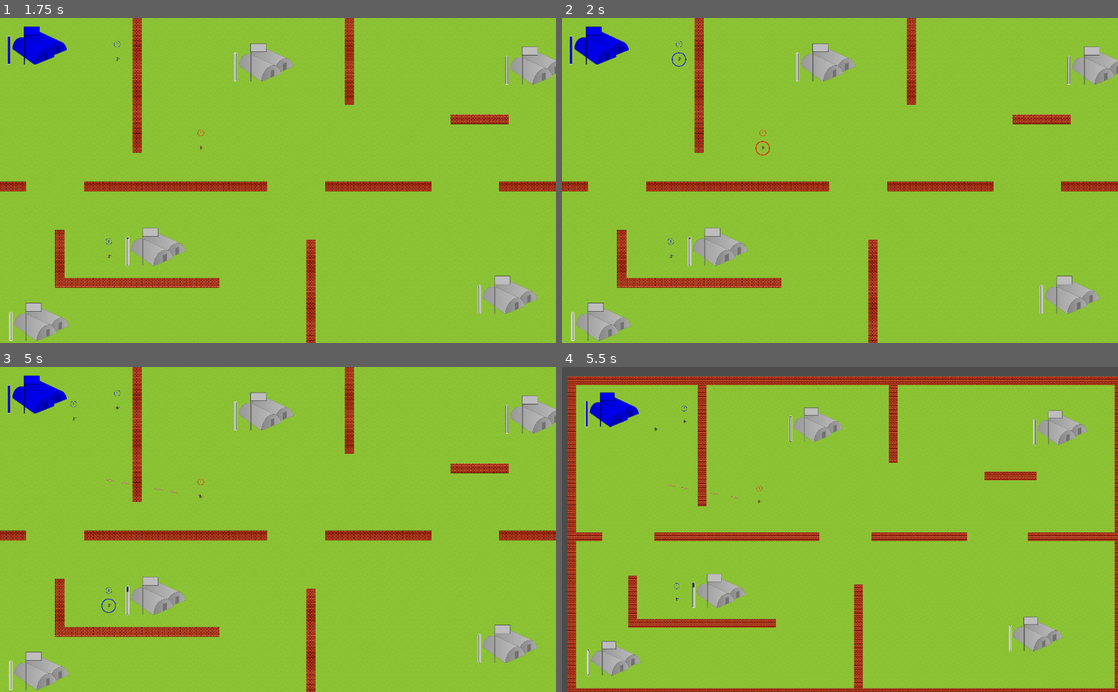
Above: before the commit, frames 1-4 (two rows, left to right).
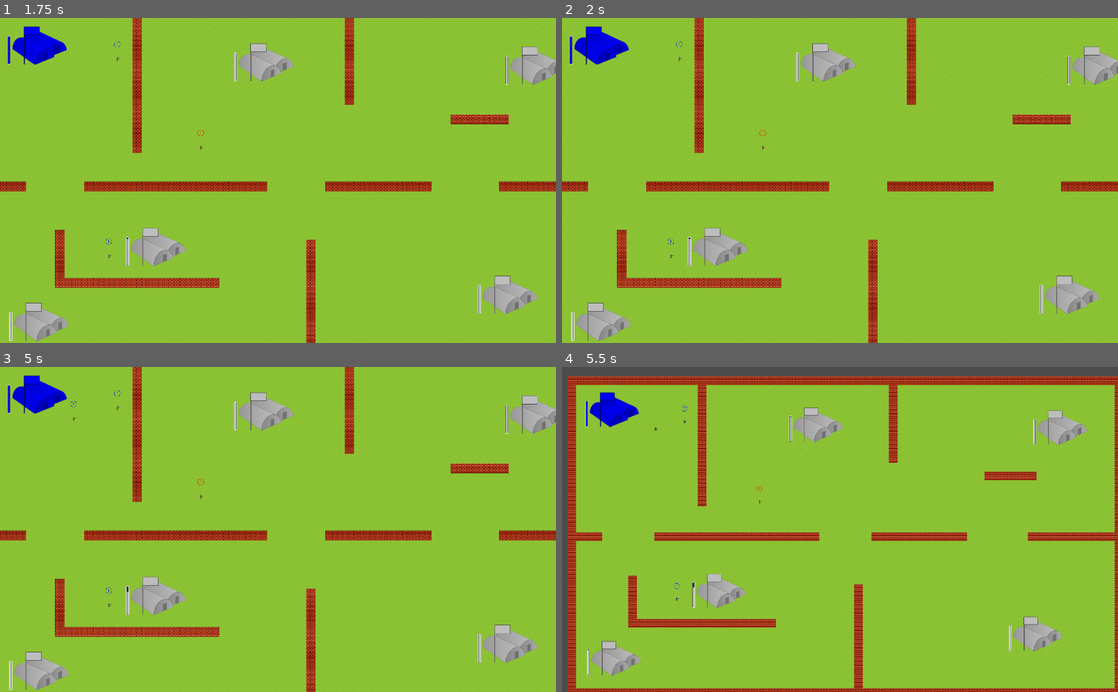
Above: after the commit, the same moments.

Repository: lagodw/army_blaster
Game: Godot game, scene res://Worlds/World.tscn
The game is run twice, just before and just after one commit, with the same random seed, the same clock (stepped at 60 frames per second) and the same inputs.
Inputs (mouse positions are in pixels of both pictures, inside the frame that each line leads up to):
- Up to frame 1 (1.75 s): tap Enter at 0.5 s; move the mouse to (250, 245) at 0.52 s; tap Mouse wheel up (cam_zoom_in) at 0.6 s; click (250, 245) at 0.67 s; tap Space at 1.25 s; drag from (444, 229) to (38, 44) at 1.27 s
- Up to frame 2 (2 s): no input
- Up to frame 3 (5 s): move the mouse to (111, 480) at 2.02 s; hold R (rotate) 2.03-2.75 s; click (111, 480) at 2.17 s; drag from (305, 529) to (511, 643) at 2.77 s; tap Enter at 3.5 s; move the mouse to (194, 448) at 3.52 s; hold Right mouse button (touch) 3.53-4.25 s; click (194, 448) at 3.67 s; tap Space at 4.25 s; drag from (400, 513) to (38, 669) at 4.27 s
- Up to frame 4 (5.5 s): tap Enter at 5 s; move the mouse to (728, 545) at 5.02 s; tap Mouse wheel down (cam_zoom_out) at 5.1 s; click (728, 545) at 5.17 s

Frame 1 is identical in both runs. In frame 2, less than 0.1% of the frame differs, in the area x 19-38%, y 10-43%; in frame 3, less than 0.1%, in the area x 18-37%, y 11-76%; in frame 4, less than 0.1%.

Commit message:
fixing shoot through wall

Diff:
--- a/Worlds/World.tscn
+++ b/Worlds/World.tscn
@@ -8,6 +8,9 @@
 [ext_resource path="res://Worlds/tilemap.png" type="Texture" id=7]
 [ext_resource path="res://Worlds/wall.jpg" type="Texture" id=8]
 [ext_resource path="res://units/Army.tscn" type="PackedScene" id=9]
+
+[sub_resource type="ConvexPolygonShape2D" id=4]
+points = PoolVector2Array( 64, 64, 0, 64, 0, 0, 64, 0 )
 
 [sub_resource type="TileSet" id=1]
 0/name = "tilemap.png 0"
@@ -34,9 +37,16 @@
 1/navigation_offset = Vector2( 0, 0 )
 1/shape_offset = Vector2( 0, 0 )
 1/shape_transform = Transform2D( 1, 0, 0, 1, 0, 0 )
+1/shape = SubResource( 4 )
 1/shape_one_way = false
-1/shape_one_way_margin = 0.0
-1/shapes = [  ]
+1/shape_one_way_margin = 1.0
+1/shapes = [ {
+"autotile_coord": Vector2( 0, 0 ),
+"one_way": false,
+"one_way_margin": 1.0,
+"shape": SubResource( 4 ),
+"shape_transform": Transform2D( 1, 0, 0, 1, 0, 0 )
+} ]
 1/z_index = 0
 
 [node name="World" type="Node2D"]
@@ -44,6 +54,8 @@
 
 [node name="TileMap" parent="." instance=ExtResource( 5 )]
 tile_set = SubResource( 1 )
+collision_layer = 4
+collision_mask = 4
 tile_data = PoolIntArray( 0, 1, 0, 1, 1, 0, 2, 1, 0, 3, 1, 0, 4, 1, 0, 5, 1, 0, 6, 1, 0, 7, 1, 0, 8, 1, 0, 9, 1, 0, 10, …(34073 unchanged characters)…
 script = ExtResource( 6 )
 
--- a/project.godot
+++ b/project.godot
@@ -9,12 +9,24 @@
 config_version=4
 
 _global_script_classes=[ {
+"base": "KinematicBody2D",
+"class": "Army",
+"language": "GDScript",
+"path": "res://units/Army.gd"
+}, {
+"base": "Area2D",
+"class": "Bullet",
+"language": "GDScript",
+"path": "res://units/Bullet.gd"
+}, {
 "base": "TileMap",
 "class": "GridManager",
 "language": "GDScript",
 "path": "res://Worlds/WallTilemap.gd"
 } ]
 _global_script_class_icons={
+"Army": "",
+"Bullet": "",
 "GridManager": ""
 }
 
--- a/units/Army.gd
+++ b/units/Army.gd
@@ -1,4 +1,6 @@
 extends KinematicBody2D
+class_name Army
+
 export (PackedScene) var Marine = preload("res://units/Marine.tscn")
 
 export (int) var speed = 250
@@ -138,7 +140,10 @@
 	var units_in_range = $UnitDetection.get_overlapping_bodies()
 	for unit in units_in_range:
 		if unit.is_in_group('army') and not unit.is_in_group(player) and (last_position - position).length() <= 10:
-			order_shoot()
+			var space_state = get_world_2d().direct_space_state
+			var sight_check = space_state.intersect_ray(position, unit.position, [self], 4)
+			if len(sight_check) == 0:
+				order_shoot()
 	last_position = position
 
 func order_shoot():
--- a/units/Bullet.gd
+++ b/units/Bullet.gd
@@ -1,4 +1,5 @@
 extends Area2D
+class_name Bullet
 
 var speed = 750
 var damage
Not shown: 1 places in Worlds/World.tscn that only renumber resources
